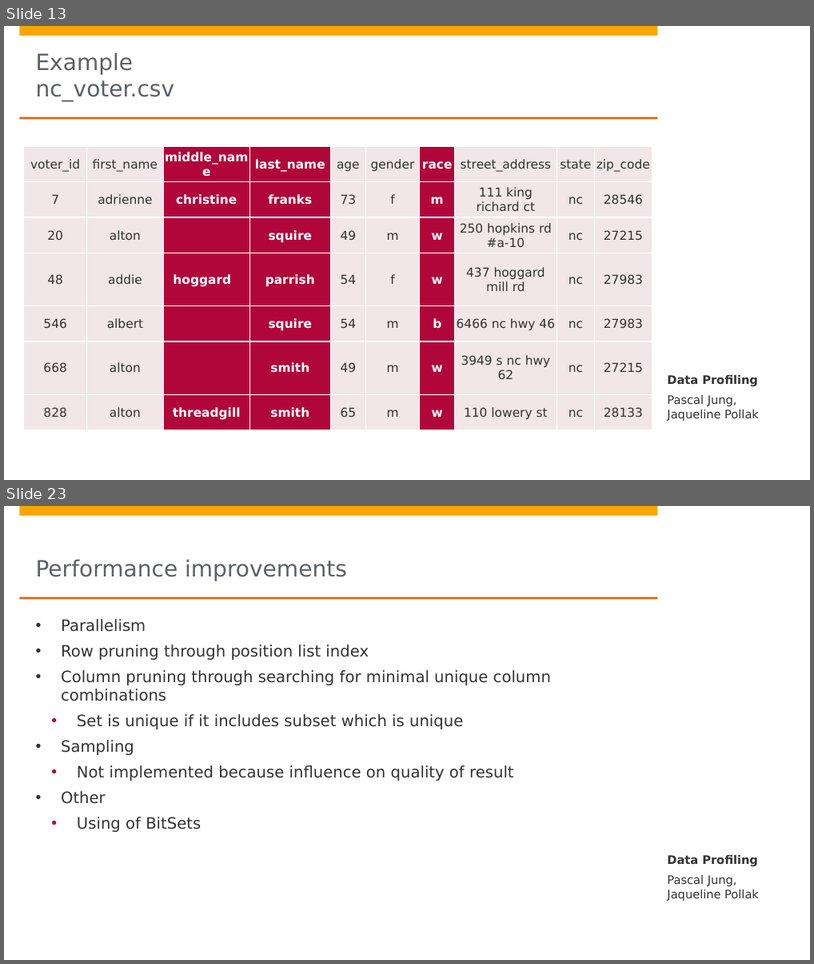
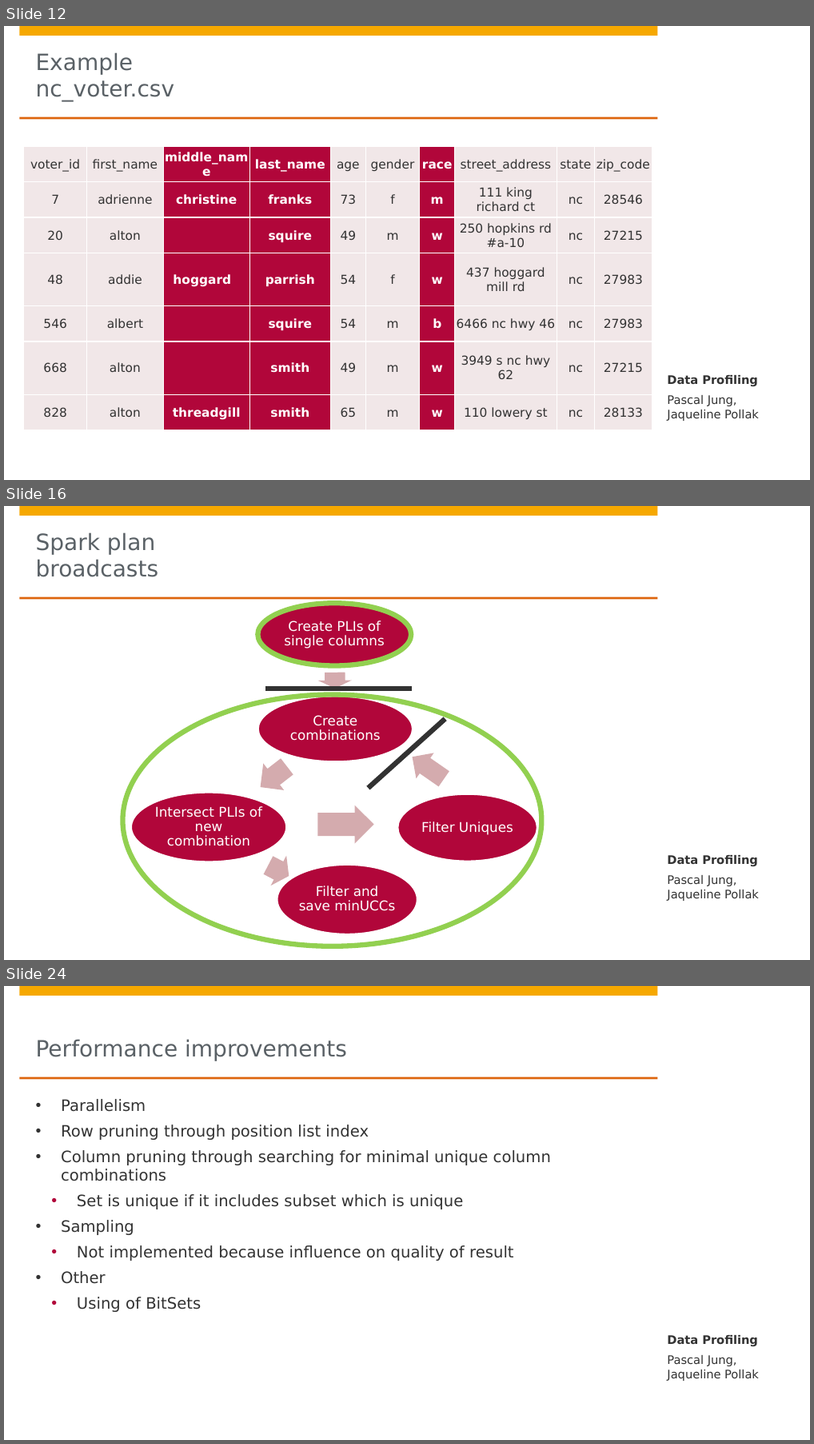
Before and after one commit to DBDA15/data-profiling, a slide deck: presentation.pptx. Shown one above the other, each under a label of ours: slides 13 and 23 before the commit, slides 12, 16 and 24 after it; the slides between them are not shown. The pictures are 814x964 and 814x1444 pixels, drawn with LibreOffice and Linux fonts; fonts in the diff are those of the drawing; background and template pictures are left out. Boxes give left, top, right and bottom in pixels: in the first picture for what was removed or moved away, otherwise in the second. Text is boxed around its words. In the diff, an @@ line names an element or a change of style, - is before the commit and + after.

Commit message:
add more spark specific slides - except for evaluation presentation is done

```diff
--- a/presentation.pptx
+++ b/presentation.pptx
@@ slide 16 added at box(4, 506, 810, 960), background #FFFFFF; not listed: 4 template elements that a slide beside it also shows @@
@@ title added at box(36, 532, 159, 577), 20 pt, text #5A6166 @@
+Spark plan
+broadcasts
@@ ellipse added at box(122, 695, 542, 946), outline #92D050 4.5 pt @@
@@ line added from (266, 688) to (411, 688), #323232 4.5 pt @@
@@ line added from (369, 788) to (445, 719), #323232 4.5 pt @@
@@ group added at box(130, 603, 538, 934): 5 ellipses, 5 texts, 5 right arrows @@
+Create PLIs of single columns
+Create combinations
+Intersect PLIs of new combination
+Filter and save minUCCs
+Filter Uniques
@@ text added at box(667, 855, 758, 866), 10.5 pt, text #323232, bold @@
+Data Profiling
@@ text added at box(667, 875, 759, 900), 10.5 pt, text #323232 @@
+Pascal Jung,
+Jaqueline Pollak
@@ what was slide 13 is now slide 12 @@
@@ what was slide 23 is now slide 24 @@
```
Also in this commit, not shown: 11 slides changed, 3 other slides added, 2 slides removed.
